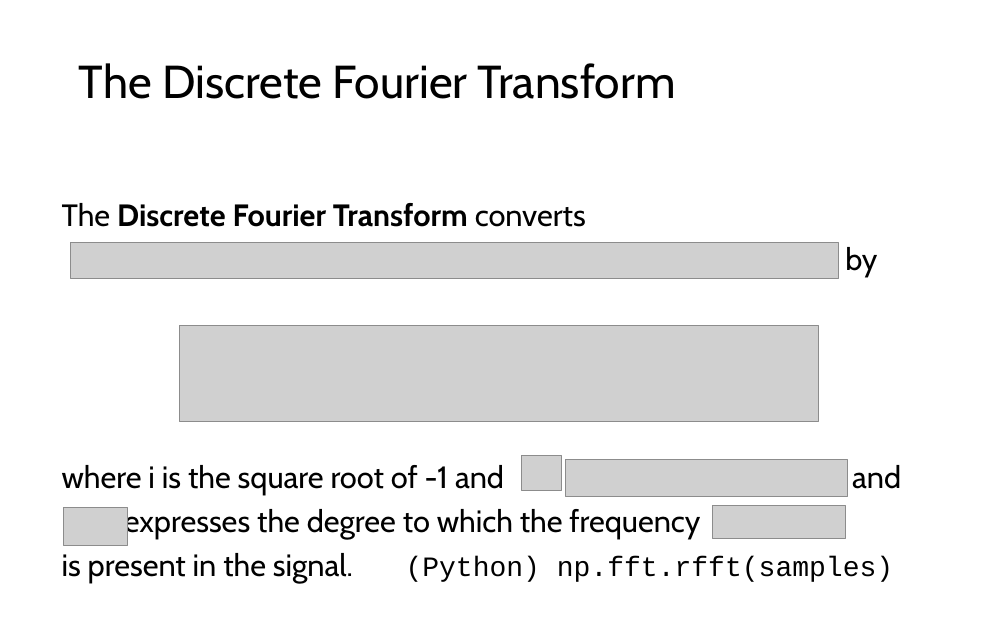
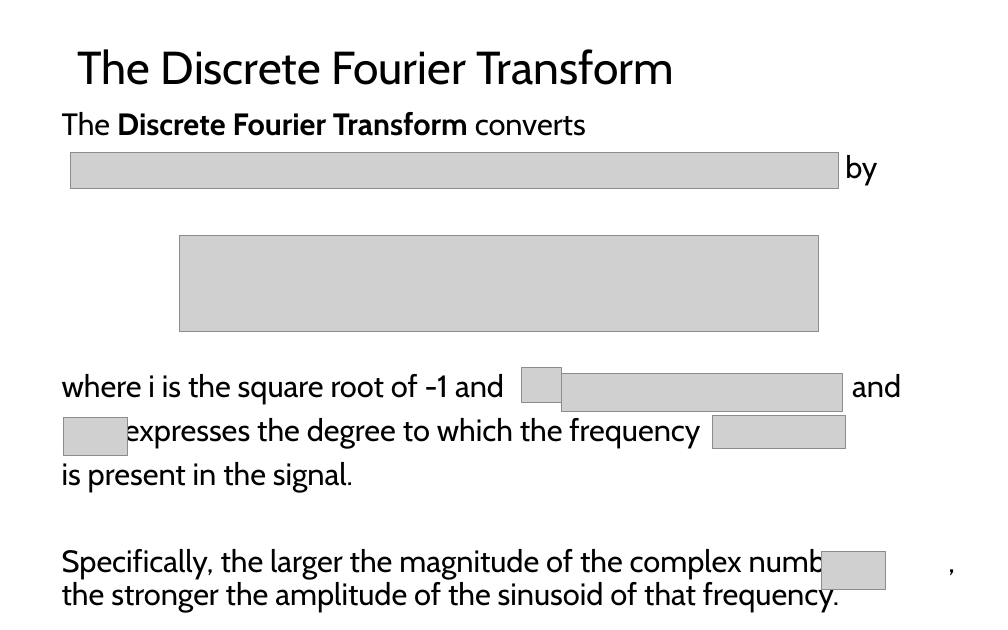
Before and after one commit to LongBaoNguyen/longbaonguyen.github.io, a slide deck: slide 21 of courses/apcsp/lect17.pptx. Drawn at 1008x630 pixels with LibreOffice and Linux fonts; fonts in the diff are those of the drawing; grey boxes stand for pictures; background and template pictures are left out. Boxes give left, top, right and bottom in pixels: in the first picture for what was removed or moved away, otherwise in the second. Text is boxed around its words. In the diff, an @@ line names an element or a change of style, - is before the commit and + after.

```diff
--- a/courses/apcsp/lect17.pptx
+++ b/courses/apcsp/lect17.pptx
@@ title "The Discrete Fourier Transform" moved from (x1=79, y1=63, x2=676, y2=99) to (x1=77, y1=49, x2=674, y2=85) @@
@@ picture moved from (x1=565, y1=460, x2=847, y2=498) to (x1=561, y1=373, x2=843, y2=411) @@
@@ 5 pictures moved together from (x1=64, y1=243, x2=846, y2=546) to (x1=64, y1=152, x2=846, y2=456) @@
@@ text at (x1=62, y1=462, x2=852, y2=612): text changed; size 20 to 22 pt; font Courier New to Cabin @@
-is present in the signal. (Python) np.fft.rfft(samples)
+is present in the signal.
+Specifically, the larger the magnitude of the complex number , the stronger the amplitude of the sinusoid of that frequency.
@@ picture added at (x1=822, y1=551, x2=886, y2=590) @@
```
Also in this commit, not shown: 3 other files.
